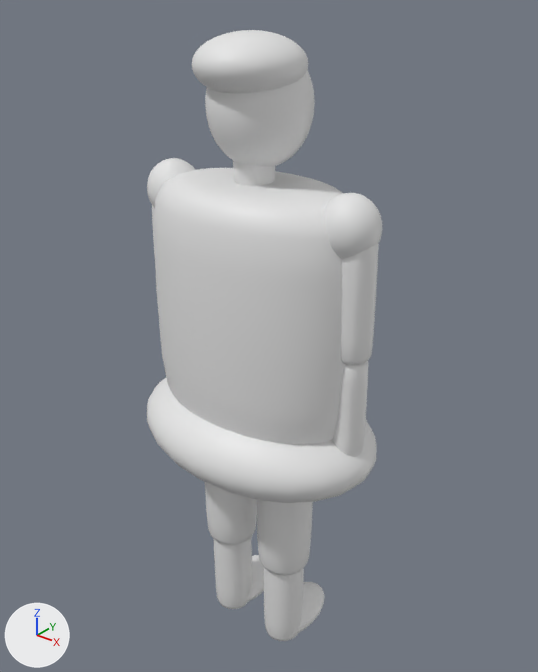
Two versions of the glTF model assets/props/character-male-e.glb, one commit apart.
Rendered twice from a camera (50 mm lens) standing at (1.115, -1.338, 1.83) and looking at (-0.001, 0.057, 0.965). The axes (+X, +Y, +Z) are drawn at lower left. The lights are the same throughout. The older version comes first. Vertices at exactly the same position are counted once.

In view in the first picture: 'body-mesh'.
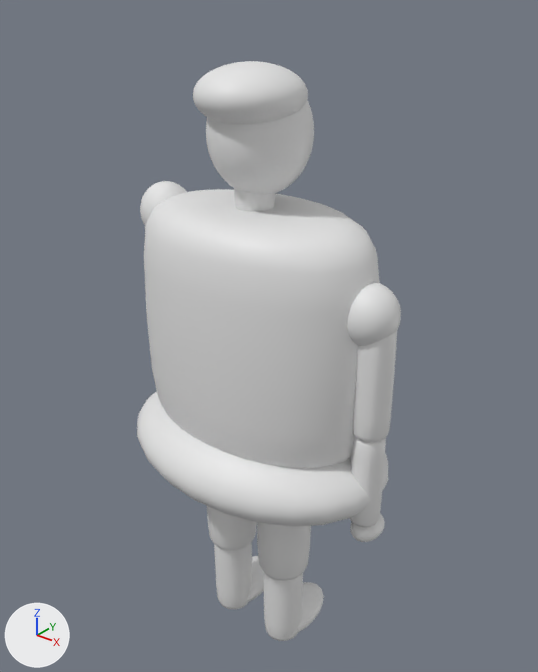
Edits to the scene script, one JSON object a line:
```json
{"block": "me_cylinder", "where": "# used by ob_body_mesh; location = (0.0, 0.0, 0.0)"}
{"op": "remove", "block": "me_cylinder", "code": "me_cylinder.from_pydata(...)  # 6734 vertices, 13392 faces; spans x -0.35..0.36, y -0.25..0.25, z 0.0..1.72"}
{"op": "add", "block": "me_cylinder", "code": "me_cylinder.from_pydata(...)  # 4154 vertices, 8264 faces; spans x -0.72..0.06, y -0.28..0.27, z -1.14..0.51"}
{"block": "me_cylinder", "change": "me_cylinder part 1: the loose piece of 310 vertices spanning x -0.16..-0.04, y -0.06..0.06, z 0.01..0.4 is scaled about its middle by (1.3, 1.3, 1.05), then moved by (-0.33, 0.0, -0.88)"}
{"block": "me_cylinder", "change": "me_cylinder part 2: the loose piece of 310 vertices spanning x 0.04..0.16, y -0.06..0.06, z 0.01..0.4 is scaled about its middle by (0.978, 0.978, 0.923), then moved by (-0.53, 0.0, -1.16)"}
{"block": "me_cylinder", "change": "me_cylinder part 3: the loose piece of 310 vertices spanning x -0.18..-0.02, y -0.08..0.08, z 0.29..0.73 is scaled about its middle by (1, 1, 0.93), then moved by (-0.13, 0.0, -1.18)"}
{"block": "me_cylinder", "change": "me_cylinder part 4: the loose piece of 310 vertices spanning x 0.02..0.18, y -0.08..0.08, z 0.29..0.73 is scaled about its middle by (0.742, 0.743, 0.81), then moved by (-0.34, 0.0, -1.46)"}
{"block": "me_cylinder", "change": "me_cylinder part 5: the loose piece of 266 vertices spanning x -0.05..0.05, y -0.05..0.05, z 1.37..1.49 is moved by (-0.33, 0.0, -1.21)"}
{"block": "me_cylinder", "change": "me_cylinder part 6: a new loose piece, a UV sphere (36 segments, 24 rings, poles along z) spanning x -0.46..-0.21, y -0.11..0.15, z 0.21..0.5"}
{"block": "me_cylinder", "change": "me_cylinder part 7: a new loose piece, a UV sphere (28 segments, 20 rings, poles along z) spanning x -0.46..-0.21, y -0.15..0.12, z 0.37..0.51"}
{"block": "me_cylinder", "change": "me_cylinder part 8: a new loose piece of 362 vertices spanning x -0.72..0.06, y -0.28..0.27, z -0.61..-0.35"}
{"block": "me_cylinder", "change": "me_cylinder part 9: 13 loose pieces with 4966 vertices, spanning x -0.35..0.36, y -0.25..0.25, z 0.0..1.72, are deleted"}
{"block": "me_cylinder", "change": "me_cylinder part 10: 261 vertices removed from x -0.17..-0.03, y -0.05..0.19, z 0.0..0.09; 397 vertices added at x -0.67..0.01, y -0.22..0.21, z -0.45..0.19"}
{"block": "me_cylinder", "change": "other edits to the shape of me_cylinder do not show in these pictures"}
{"op": "add", "block": "me_sphere_005", "code": ["me_sphere_005 = bpy.data.meshes.new('Sphere.005')", "me_sphere_005.from_pydata(...)  # 1290 vertices, 2564 faces; spans x -0.071..0.071, y -0.073..0.073, z -0.64..0.071"]}
{"op": "add", "block": "me_sphere_003", "code": ["me_sphere_003 = bpy.data.meshes.new('Sphere.003')", "me_sphere_003.from_pydata(...)  # 1290 vertices, 2564 faces; spans x -0.708..-0.567, y -0.073..0.072, z -0.511..0.198"]}
{"op": "set", "path": "ob_body_mesh.location", "old": "(0.0, 0.0, 0.0)", "new": "(0.334, 0.003, 1.144)"}
{"op": "add", "block": "ob_crowd_arm_r", "code": ["ob_crowd_arm_r = bpy.data.objects.new('crowd-arm-r', me_sphere_005)", "ob_crowd_arm_r.location = (0.334, 0.003, 1.144)"]}
{"op": "add", "block": "ob_crowd_arm_l", "code": ["ob_crowd_arm_l = bpy.data.objects.new('crowd-arm-l', me_sphere_003)", "ob_crowd_arm_l.location = (0.334, 0.003, 1.144)"]}
```

Pixel boxes [x1, y1, x2, y2] of what changed, in the pictures (538 x 672 px; the box of a moved part takes in the faces that stretch with it):
```json
{"object": "body-mesh", "change": "reshaped, moved", "before": [147, 30, 382, 641], "after": [137, 61, 388, 641], "on screen": "7% wider"}
{"object": "crowd-arm-r", "change": "added", "after": [347, 282, 401, 542]}
{"object": "crowd-arm-l", "change": "added", "after": [140, 181, 187, 227]}
{"part": 1, "of": "me_cylinder", "change": "moved or reshaped", "before": [214, 538, 252, 609], "after": [207, 506, 257, 550]}
{"part": 2, "of": "me_cylinder", "change": "moved or reshaped", "before": [264, 568, 304, 641], "after": [214, 542, 252, 609]}
{"part": 3, "of": "me_cylinder", "change": "moved or reshaped", "before": [205, 482, 257, 545], "after": [257, 522, 311, 581]}
{"part": 4, "of": "me_cylinder", "change": "moved or reshaped", "before": [257, 500, 313, 575], "after": [264, 573, 303, 641]}
{"part": 5, "of": "me_cylinder", "change": "moved or reshaped", "before": [233, 161, 275, 186], "after": [234, 188, 275, 212]}
{"part": 6, "of": "me_cylinder", "change": "added", "after": [206, 100, 314, 194]}
{"part": 7, "of": "me_cylinder", "change": "added", "after": [193, 61, 308, 125]}
{"part": 8, "of": "me_cylinder", "change": "added", "after": [137, 391, 388, 526]}
{"part": 9, "of": "me_cylinder", "change": "deleted", "before": [147, 30, 382, 633]}
{"part": 10, "of": "me_cylinder", "change": "moved or reshaped", "before": [246, 555, 264, 602], "after": [144, 189, 380, 468]}
```
